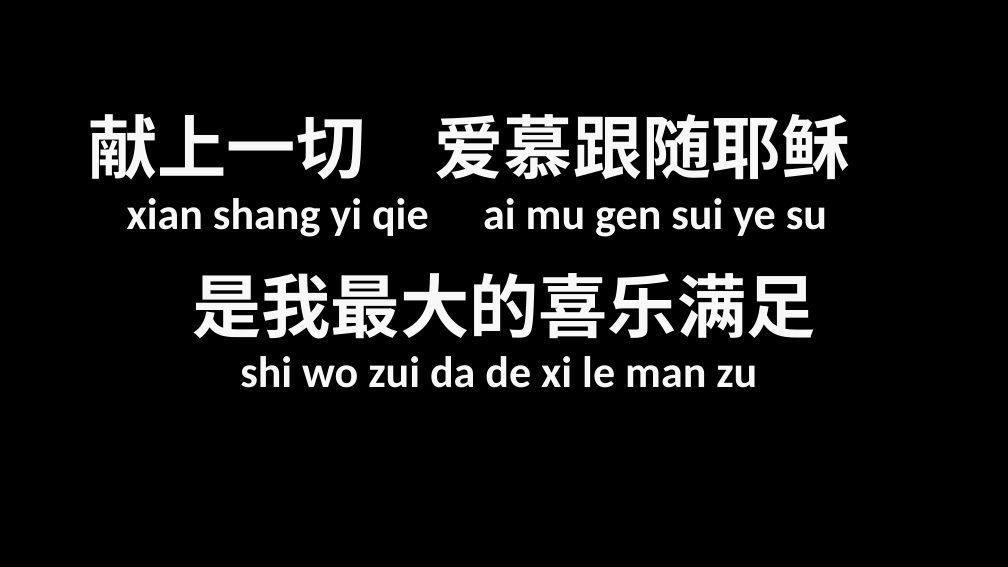
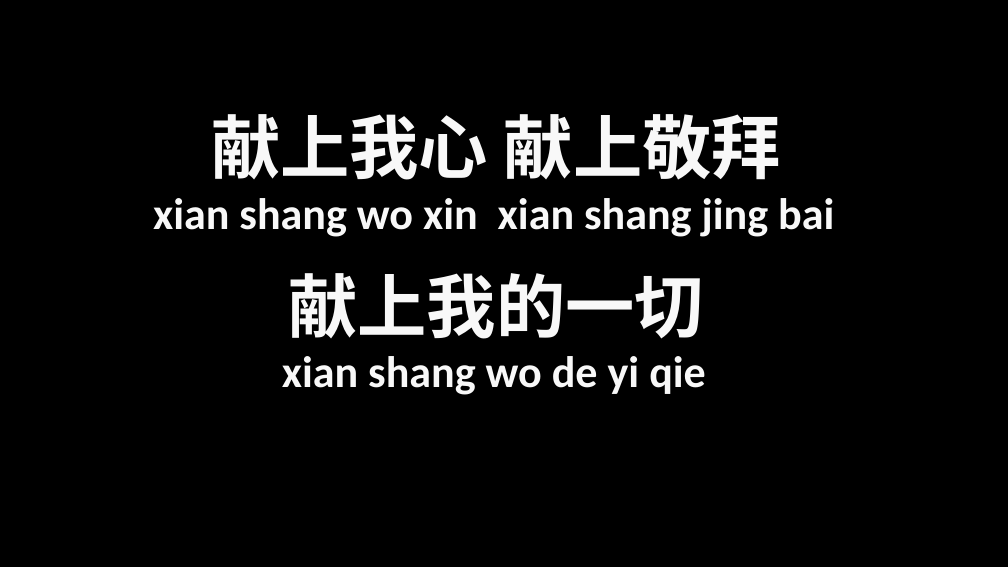
Before and after one commit to HowHow06/pptGenerator, a slide deck: slide 5 of output.pptx (slide 35 before the commit). Drawn at 1008x567 pixels with LibreOffice and Linux fonts; fonts in the diff are those of the drawing; background and template pictures are left out. Boxes give left, top, right and bottom in pixels: in the first picture for what was removed or moved away, otherwise in the second. Text is boxed around its words. In the diff, an @@ line names an element or a change of style, - is before the commit and + after.

```diff
--- a/output.pptx
+++ b/output.pptx
@@ text at bbox=[211, 114, 781, 180]: text changed @@
-献上一切 爱慕跟随耶稣
+献上我心 献上敬拜
@@ text at bbox=[153, 198, 834, 237]: text changed @@
-xian shang yi qie ai mu gen sui ye su
+xian shang wo xin xian shang jing bai
@@ text at bbox=[288, 273, 704, 339]: text changed @@
-是我最大的喜乐满足
+献上我的一切
@@ text at bbox=[282, 356, 706, 395]: text changed @@
-shi wo zui da de xi le man zu
+xian shang wo de yi qie
```
Also in this commit, not shown: 4 other slides changed, 6 slides added, 30 slides removed, 4 other files.
